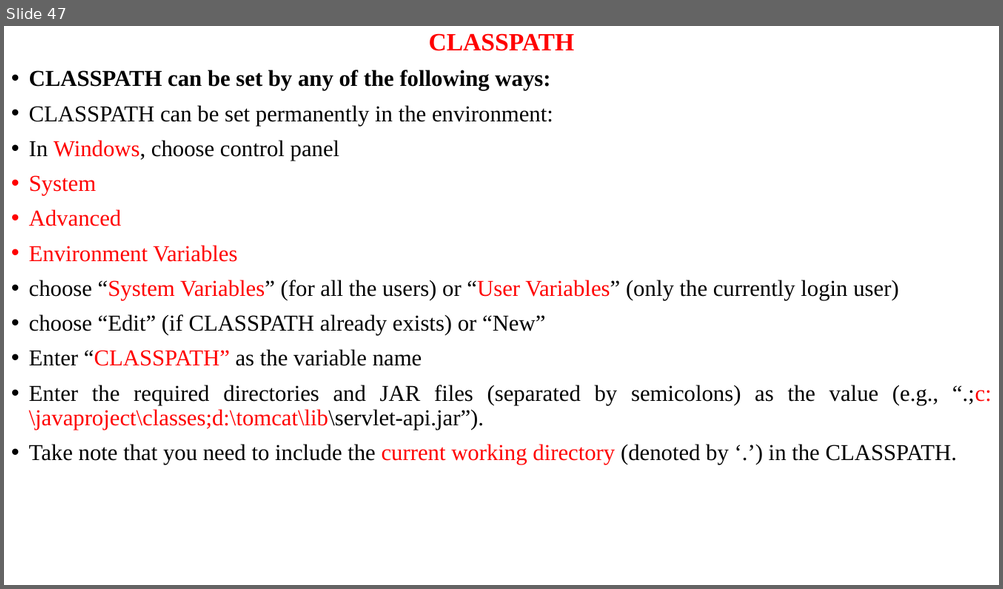
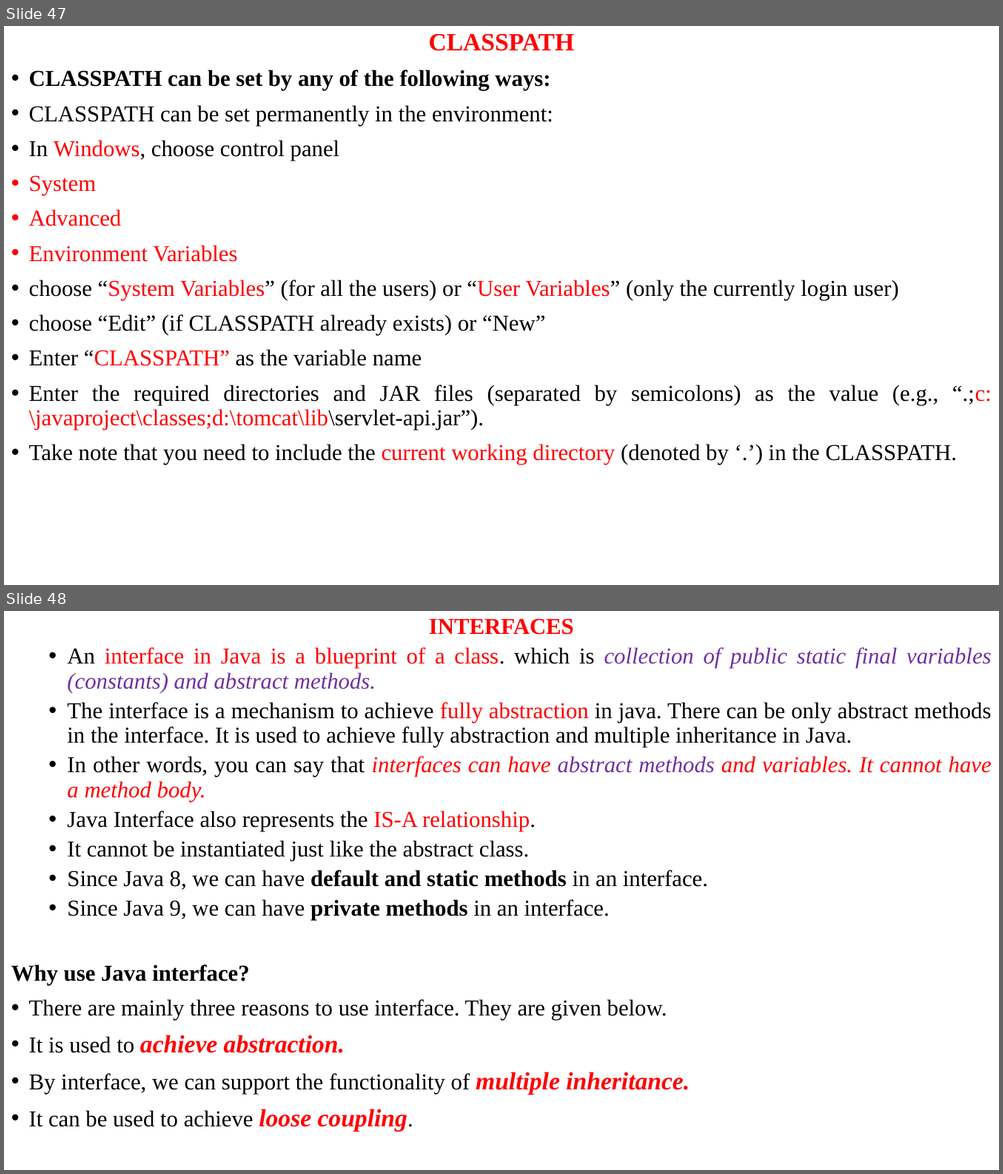
Before and after one commit to anvesh1987/Java-Programs-CSE-G, a slide deck: UNIT –II.ppt. Shown one above the other, each under a label of ours: slide 47 before the commit, slides 47 and 48 after it. The pictures are 1003x589 and 1003x1174 pixels, drawn with LibreOffice and Linux fonts; fonts in the diff are those of the drawing. Boxes give left, top, right and bottom in pixels: in the first picture for what was removed or moved away, otherwise in the second. Text is boxed around its words. In the diff, an @@ line names an element or a change of style, - is before the commit and + after.

```diff
--- a/UNIT –II.ppt
+++ b/UNIT –II.ppt
@@ slide 48 added at (4, 611, 999, 1170), background #FFFFFF @@
@@ text added at (11, 618, 991, 1132), 22 pt, text #000000 @@
+INTERFACES
+  • An interface in Java is a blueprint of a class. which is collection of public static final variables (constants) and abstract methods.
+  • The interface is a mechanism to achieve fully abstraction in java. There can be only abstract methods in the interface. It is used to achieve fully abstraction and multiple inheritance in Java.
+  • In other words, you can say that interfaces can have abstract methods and variables. It cannot have a method body.
+  • Java Interface also represents the IS-A relationship.
+  • It cannot be instantiated just like the abstract class.
+  • Since Java 8, we can have default and static methods in an interface.
+  • Since Java 9, we can have private methods in an interface.
+Why use Java interface?
+• There are mainly three reasons to use interface. They are given below.
+• It is used to achieve abstraction.
+• By interface, we can support the functionality of multiple inheritance.
+• It can be used to achieve loose coupling.
```
Also in this commit, not shown: 8 other slides added, 5 other files.
